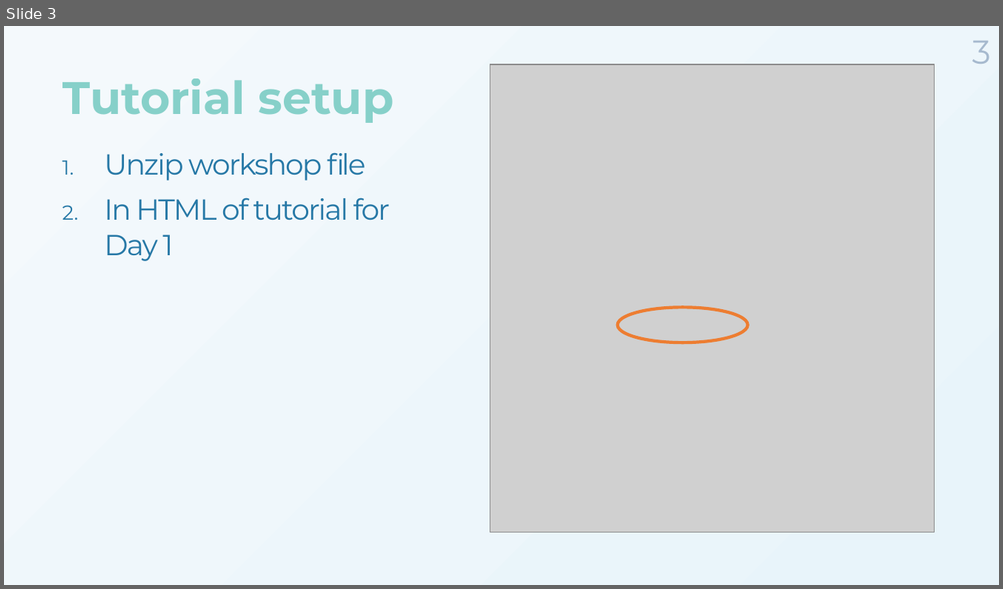
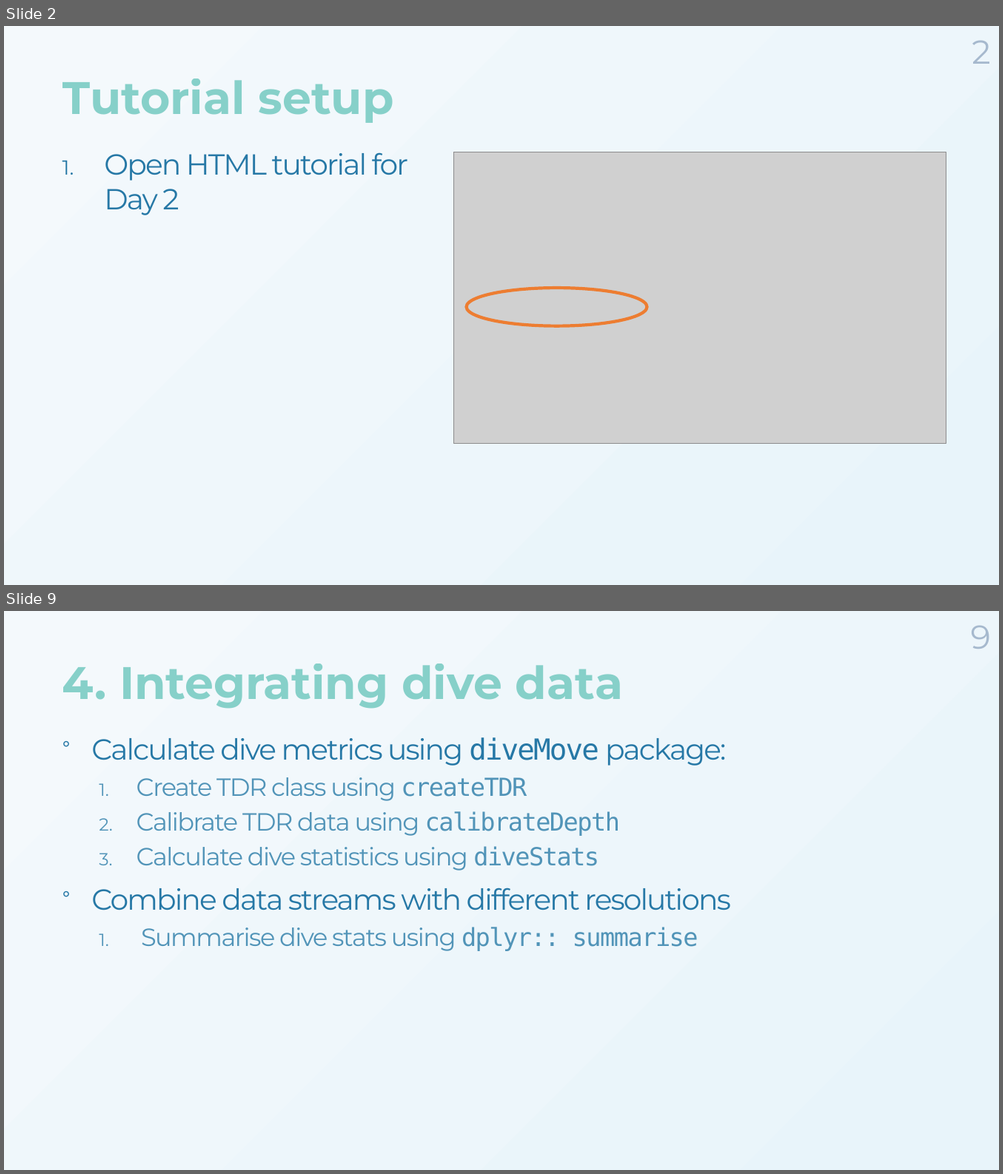
Before and after one commit to MarieAugerMethe/DFO_HMM_2022, a slide deck: Day2/HMM_Tutorial_Day2.pptx. Shown one above the other, each under a label of ours: slide 3 before the commit, slides 2 and 9 after it; the slides between them are not shown. The pictures are 1003x589 and 1003x1174 pixels, drawn with LibreOffice and Linux fonts; fonts in the diff are those of the drawing; grey boxes stand for pictures; background and template pictures are left out. Boxes give left, top, right and bottom in pixels: in the first picture for what was removed or moved away, otherwise in the second. Text is boxed around its words. In the diff, an @@ line names an element or a change of style, - is before the commit and + after.

```diff
--- a/Day2/HMM_Tutorial_Day2.pptx
+++ b/Day2/HMM_Tutorial_Day2.pptx
@@ slide 9 added at (4,611,999,1170), background gradient #F4F9FC to #E8F4FA @@
@@ page number added at (970,625,990,649), 32 pt, text #A6B9CE @@
+9
@@ title added at (62,664,623,709), 44 pt, text gradient #7BCCC4 to #0868AC, bold @@
+4. Integrating dive data
@@ text added at (91,738,730,951), 24 pt, text #5194B8 @@
+° Calculate dive metrics using diveMove package:
+  1. Create TDR class using createTDR
+  2. Calibrate TDR data using calibrateDepth
+  3. Calculate dive statistics using diveStats
+° Combine data streams with different resolutions
+  1. Summarise dive stats using dplyr:: summarise
@@ what was slide 3 is now slide 2 @@
@@ slide 2 changed as well @@
@@ page number at (971,40,990,64): text changed @@
-3
+2
@@ text at (104,153,408,215): text changed @@
-1. Unzip workshop file
-2. In HTML of tutorial for Day 1
+1. Open HTML tutorial for Day 2
@@ picture: place and size @@
-picture at (489,64,934,533)
+picture at (454,152,946,444)
@@ ellipse: place and size @@
-ellipse at (617,307,748,342)
+ellipse at (466,288,647,326)
```
Also in this commit, not shown: 2 other slides changed, 6 other slides added, 7 slides removed.
